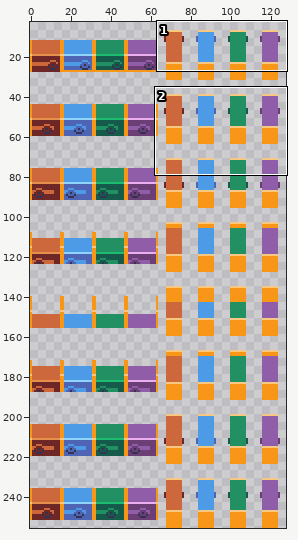
Sprite sheet: img/doors.png. The picture above shows the old version from afar; the outline marks the close-up.
Close-up. As it was:
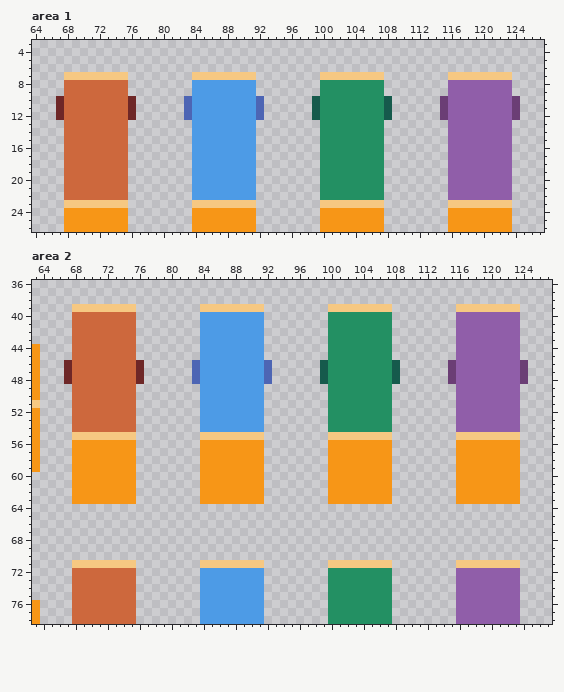
The file is 128x256 pixels. Shown: area 1: x 64..127, y 3..26; area 2: x 63..127, y 36..78. The wide view leaves out empty margins. The commit also changed other parts of the picture, which this record leaves out.
The result:
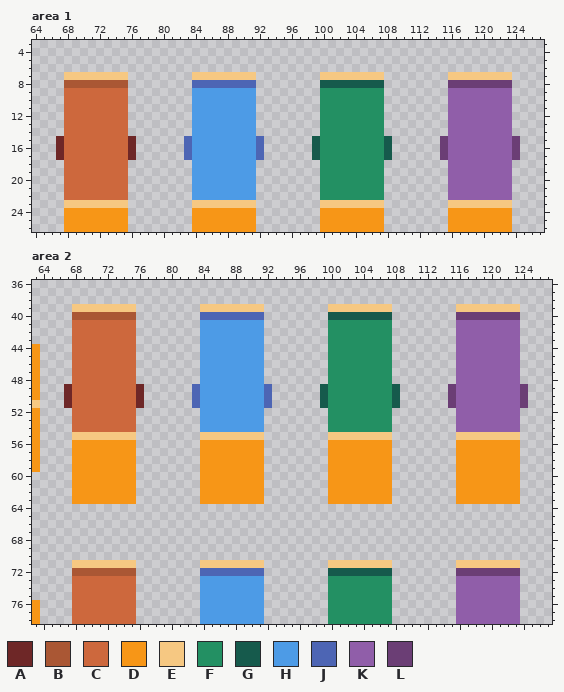
Palette (. is transparent): A #6e2727  B #aa5734  C #cd683d  D #f79617  E #f6c882  F #239063  G #165a4c  H #4d9be6  J #4d65b4  K #905ea9  L #6b3e75
Changes in this commit:
Changed rows in their new state; - is an unchanged pixel.
Area 1:
first column x 67:
 8 -BBBBBBBB--------JJJJJJJJ--------GGGGGGGG--------LLLLLLLL-
10 .--------.------.--------.------.--------.------.--------.
11 .--------.------.--------.------.--------.------.--------.
12 .--------.------.--------.------.--------.------.--------.
15 A--------A------J--------J------G--------G------L--------L
16 A--------A------J--------J------G--------G------L--------L
17 A--------A------J--------J------G--------G------L--------L
Area 2:
first column x 68:
40 BBBBBBBB--------JJJJJJJJ--------GGGGGGGG--------LLLLLLLL
first column x 67:
46 .--------.------.--------.------.--------.------.--------.
47 .--------.------.--------.------.--------.------.--------.
48 .--------.------.--------.------.--------.------.--------.
49 A--------A------J--------J------G--------G------L--------L
50 A--------A------J--------J------G--------G------L--------L
51 A--------A------J--------J------G--------G------L--------L
first column x 68:
72 BBBBBBBB--------JJJJJJJJ--------GGGGGGGG--------LLLLLLLL
